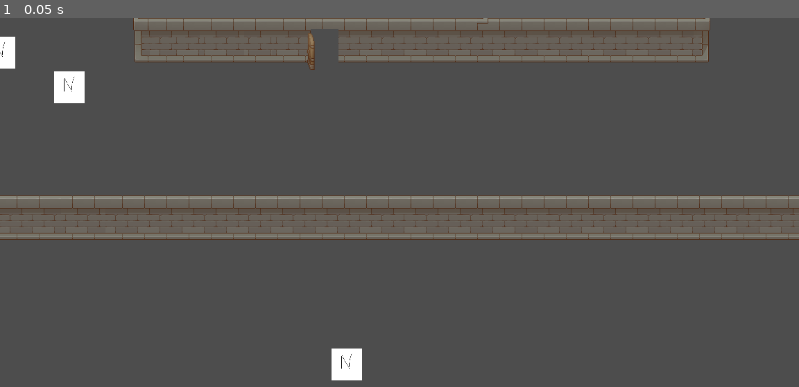
Above: before the commit, frame 1.
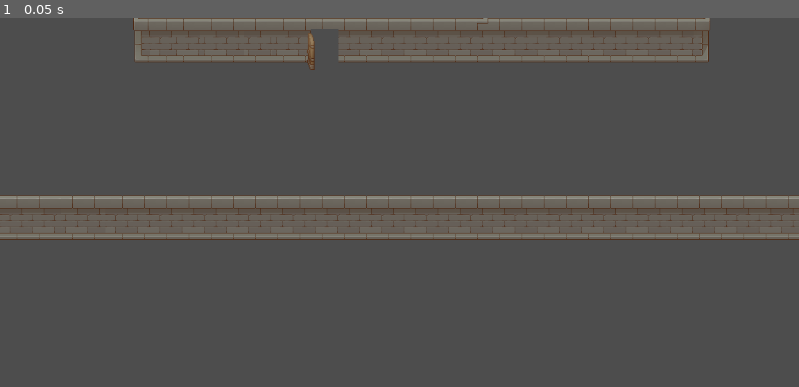
Above: after the commit, the same moment.

Repository: Deans-Paranoia/Deans-Paranoia
Game: Godot game, scene res://map/map.tscn
The game is run twice, just before and just after one commit, with the same random seed, the same clock (stepped at 60 frames per second) and the same inputs. This scene is started directly instead of the project's main scene. The engine's default icon, where the game draws it, is replaced by a stand-in: a white triangle on a blue panel in a dark square.
Inputs:
- Up to frame 1 (0.05 s): no input

The runs differ from the first frame. In frame 1, 0.9% of the frame differs, in the area x 0-46%, y 4-99%.

Commit message:
changng task types

Diff:
--- a/global.gd
+++ b/global.gd
@@ -19,16 +19,19 @@
 
 
 var Tasks: = [
-	 Task.new(0.0, 50.0, "taskType1"),
-	 Task.new(100.0, 50.0, "taskType2"),
-	 Task.new(200.0, 100.0, "taskType3"),
-	 Task.new(140.0, 140.0, "taskType4"),
-	 Task.new(100.0, 100.0, "taskType5"),
-	 Task.new(50.0, 300.0, "taskType6"),
-	 Task.new(500.0, 100.0, "taskType7"),
-	 Task.new(250.0, 0.0, "taskType8"),
-	 Task.new(0.0, 250.0, "taskType9"),
-	 Task.new(500.0, 500.0, "taskType10"),
+	 Task.new(0.0, 50.0, "takingNotes"),
+	 Task.new(100.0, 50.0, "takingNotes"),
+	 Task.new(200.0, 100.0, "takingNotes"),
+	 Task.new(140.0, 140.0, "takingNotes"),
+	 Task.new(100.0, 100.0, "computer"),
+	 Task.new(50.0, 300.0, "computer"),
+	 Task.new(500.0, 100.0, "computer"),
+	 Task.new(250.0, 0.0, "walking"),
+	 Task.new(0.0, 250.0, "walking"),
+	 Task.new(500.0, 500.0, "walking"),
+	 Task.new(-200.0, 500.0, "walking"),
+	 Task.new(-300.0, 500.0, "vendingMachine"),
+	 Task.new(-400.0, 500.0, "vendingMachine"),
 ]
 
 var UsedTasks: = []
--- a/map/map.tscn
+++ b/map/map.tscn
@@ -1,11 +1,10 @@
-[gd_scene load_steps=7 format=3 uid="uid://bsldsfbg1mo8e"]
+[gd_scene load_steps=6 format=3 uid="uid://bsldsfbg1mo8e"]
 
 [ext_resource type="Script" path="res://map/map.gd" id="1_dmw7b"]
 [ext_resource type="PackedScene" uid="uid://bm1ngabod5xlp" path="res://map/world.tscn" id="2_cmphr"]
 [ext_resource type="PackedScene" uid="uid://y4kbm2l282iy" path="res://characters/student.tscn" id="2_dqx11"]
 [ext_resource type="PackedScene" uid="uid://dm1vrnv5e47gm" path="res://characters/dean.tscn" id="3_h3gah"]
 [ext_resource type="PackedScene" uid="uid://gitmckv6idiq" path="res://map/fourth_floor.tscn" id="3_xpfht"]
-[ext_resource type="PackedScene" uid="uid://cw8354n8rrb6q" path="res://characters/npc.tscn" id="6_b0pip"]
 
 [node name="Map" type="Node2D"]
 script = ExtResource("1_dmw7b")
@@ -17,12 +16,3 @@
 
 [node name="fourthFloor" parent="." instance=ExtResource("3_xpfht")]
 position = Vector2(3623, -976)
-
-[node name="Npc" parent="." instance=ExtResource("6_b0pip")]
-position = Vector2(124, -789)
-
-[node name="Npc2" parent="." instance=ExtResource("6_b0pip")]
-
-[node name="Npc3" parent="." instance=ExtResource("6_b0pip")]
-
-[node name="Npc4" parent="." instance=ExtResource("6_b0pip")]
